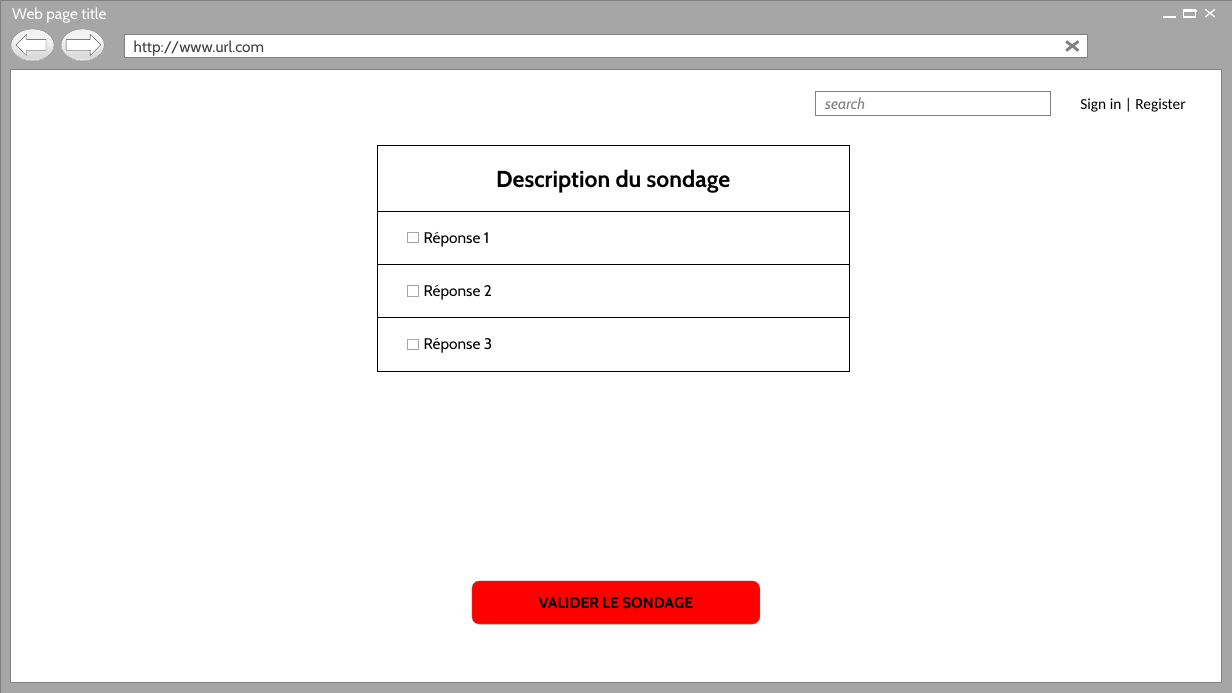
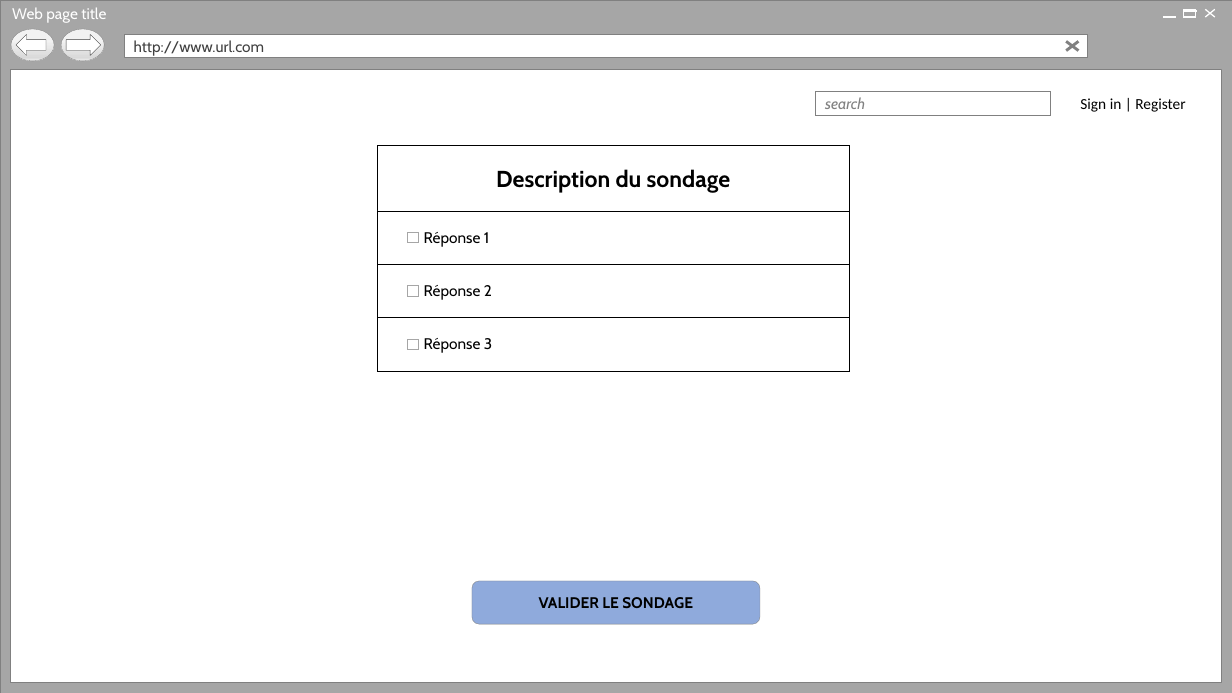
Before and after one commit to Holyz1988/PROJET1-ASP.NET, a slide deck: slide 12 of Page d’acceuil.pptx. Drawn at 1232x693 pixels with LibreOffice and Linux fonts; fonts in the diff are those of the drawing; background and template pictures are left out. Boxes give left, top, right and bottom in pixels: in the first picture for what was removed or moved away, otherwise in the second. Text is boxed around its words. In the diff, an @@ line names an element or a change of style, - is before the commit and + after.

```diff
--- a/Page d’acceuil.pptx
+++ b/Page d’acceuil.pptx
@@ rounded rectangle "VALIDER LE SONDAGE" at [472, 581, 761, 625]: fill #FF0000 to #8FAADC @@
```
Also in this commit, not shown: 18 other slides changed, 1 slide removed.
